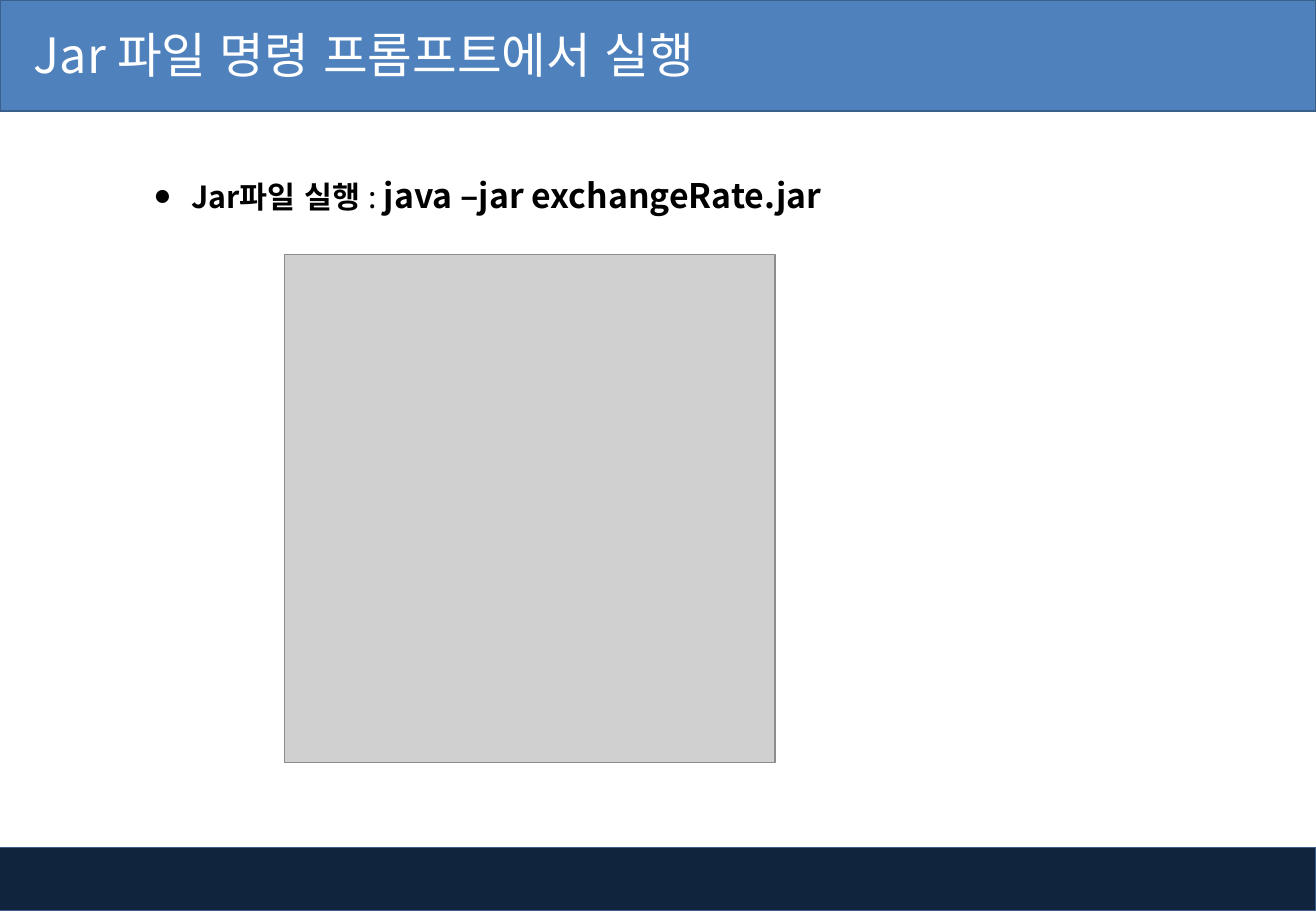
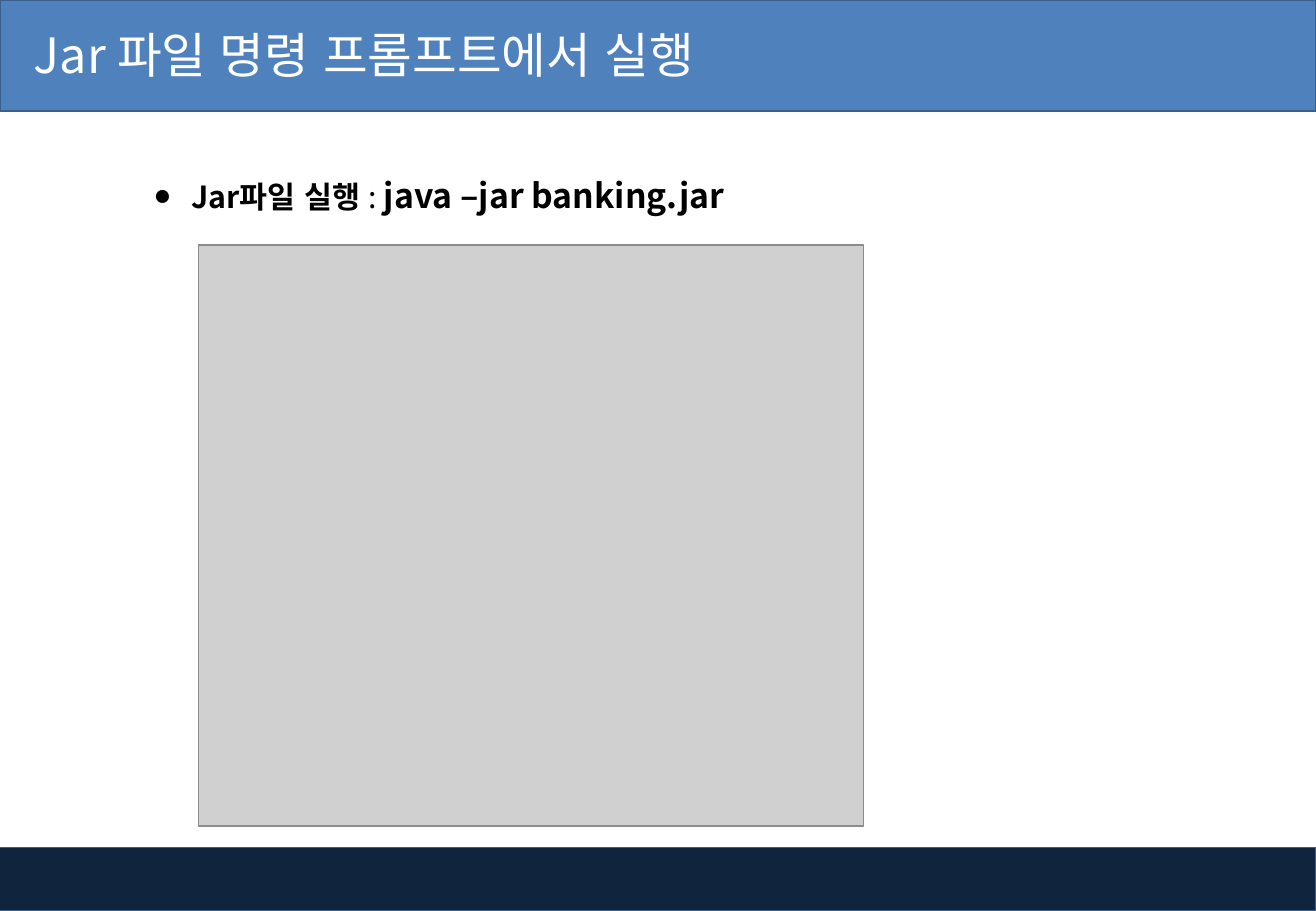
Before and after one commit to kiyongee2/green_project_web, a slide deck: slide 4 of java_ppt/Jar 파일 배포.pptx (slide 5 before the commit). Drawn at 1316x911 pixels with LibreOffice and Linux fonts; fonts in the diff are those of the drawing; grey boxes stand for pictures; background and template pictures are left out. Boxes give left, top, right and bottom in pixels: in the first picture for what was removed or moved away, otherwise in the second. Text is boxed around its words. In the diff, an @@ line names an element or a change of style, - is before the commit and + after.

```diff
--- a/java_ppt/Jar 파일 배포.pptx
+++ b/java_ppt/Jar 파일 배포.pptx
@@ text at <box>191,180,724,217</box>: text changed @@
-● Jar파일 실행 : java –jar exchangeRate.jar
+● Jar파일 실행 : java –jar banking.jar
@@ picture: place and size @@
-picture at <box>286,255,776,763</box>
+picture at <box>199,245,864,826</box>
```
Also in this commit, not shown: 1 other slide changed, 1 slide added, 3 other files.
